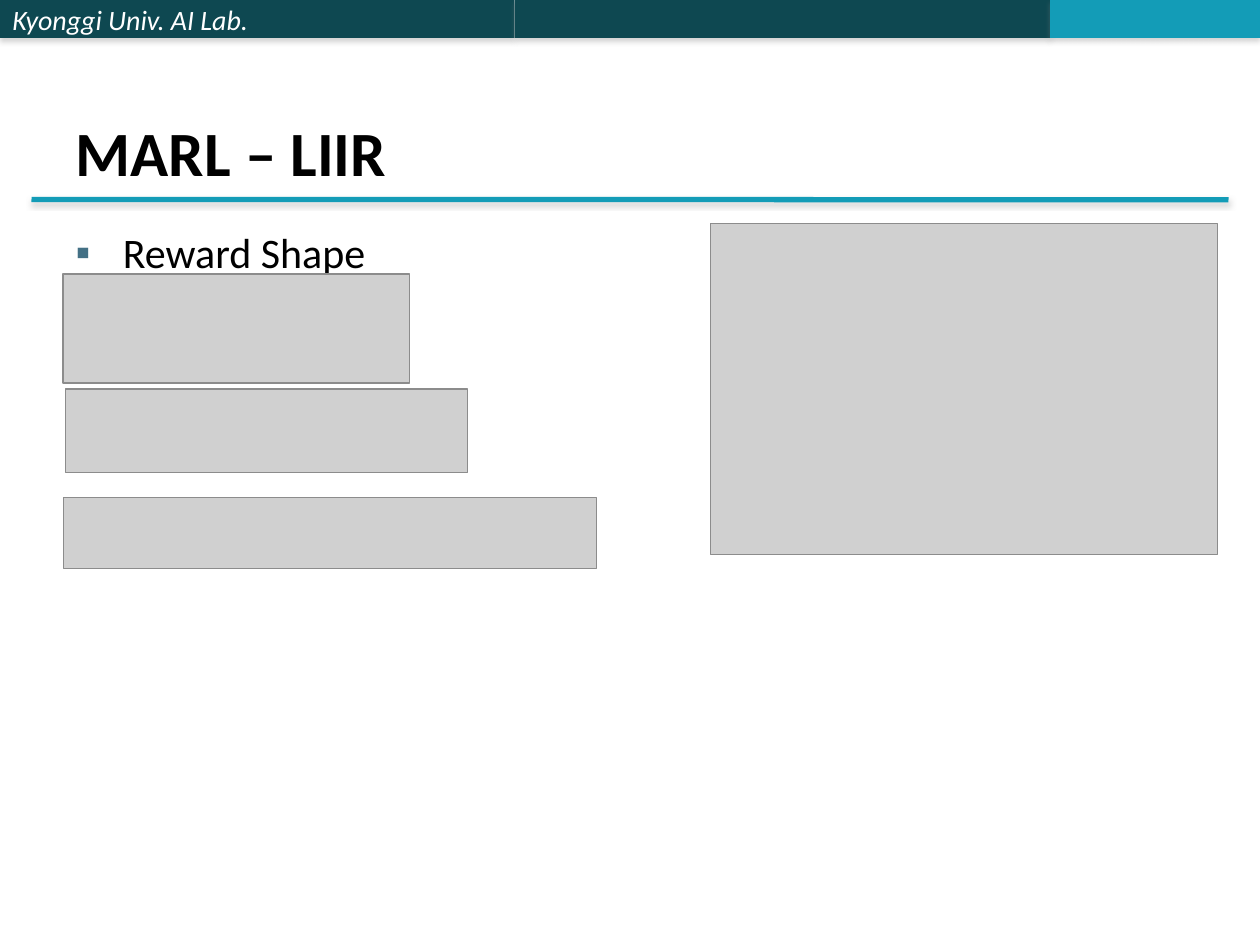
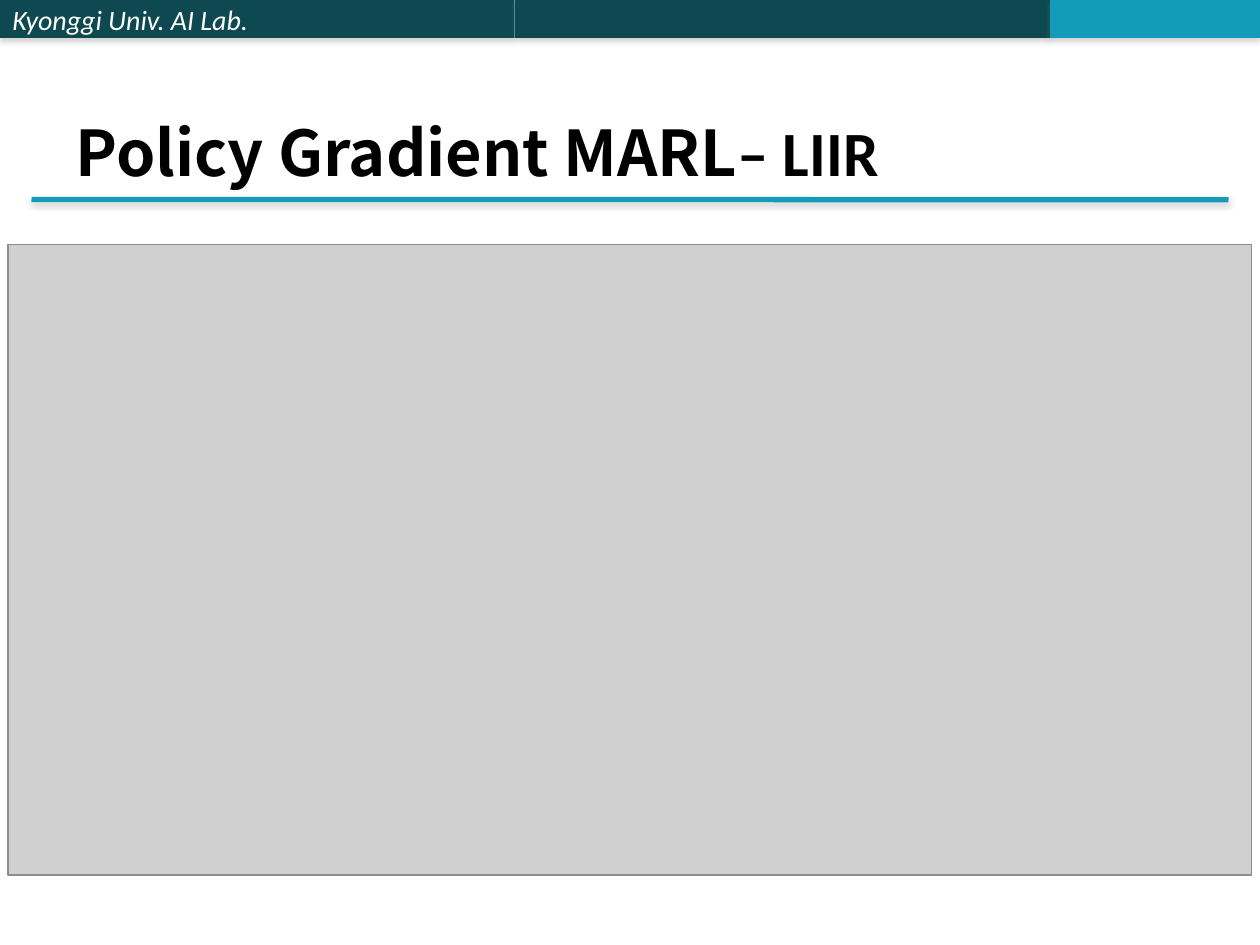
Before and after one commit to jk96491/PapersSeminar, a slide deck: slide 14 of Multi_Agent/ETC/PPTX/MARL 알고리즘 비교 분석.pptx (slide 10 before the commit). Drawn at 1260x945 pixels with LibreOffice and Linux fonts; fonts in the diff are those of the drawing; grey boxes stand for pictures. Boxes give left, top, right and bottom in pixels: in the first picture for what was removed or moved away, otherwise in the second. Text is boxed around its words. In the diff, an @@ line names an element or a change of style, - is before the commit and + after.

```diff
--- a/Multi_Agent/ETC/PPTX/MARL 알고리즘 비교 분석.pptx
+++ b/Multi_Agent/ETC/PPTX/MARL 알고리즘 비교 분석.pptx
@@ title at bbox=[76, 125, 879, 190]: text changed; font Calibri to Noto Sans CJK KR @@
-MARL – LIIR
+Policy Gradient MARL– LIIR
@@ text removed at bbox=[123, 238, 365, 279] @@
-▪ Reward Shape
@@ picture removed at bbox=[711, 223, 1217, 554] @@
@@ picture added at bbox=[9, 244, 1252, 876] @@
@@ picture removed at bbox=[63, 275, 410, 384] @@
@@ picture removed at bbox=[66, 389, 469, 472] @@
@@ picture removed at bbox=[64, 498, 597, 568] @@
```
Also in this commit, not shown: 7 other slides changed, 6 slides added, 6 slides removed.
